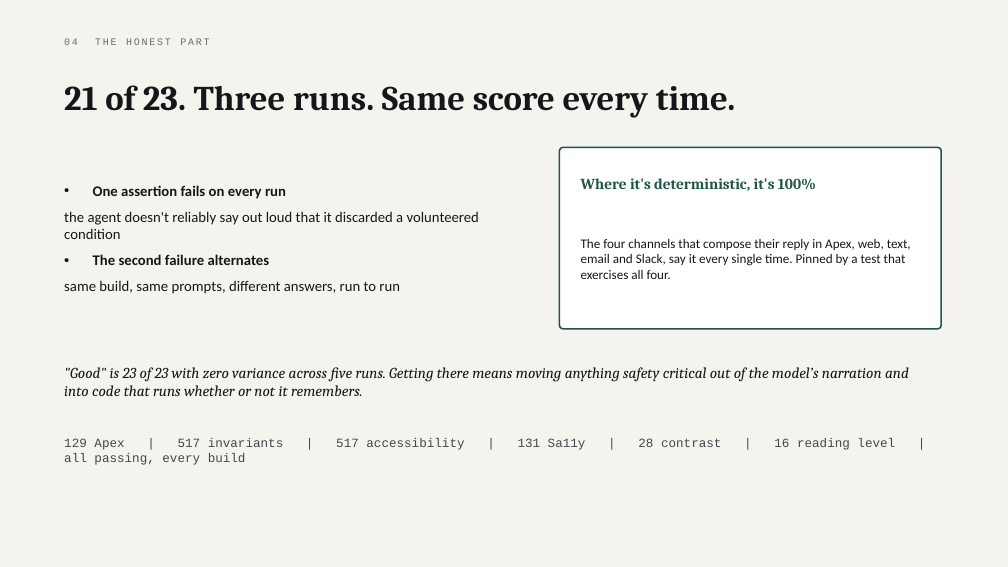
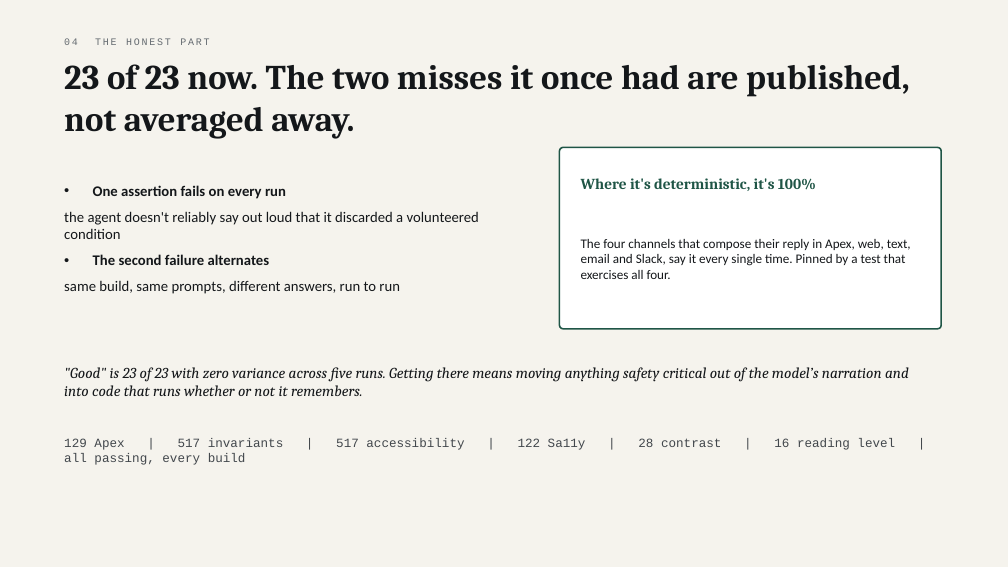
Before and after one commit to parthsevak2/curb-cut, a slide deck: slide 25 of deck/Curb-Cut.pptx. Drawn at 1008x567 pixels with LibreOffice and Linux fonts; fonts in the diff are those of the drawing. Boxes give left, top, right and bottom in pixels: in the first picture for what was removed or moved away, otherwise in the second. Text is boxed around its words. In the diff, an @@ line names an element or a change of style, - is before the commit and + after.

```diff
--- a/deck/Curb-Cut.pptx
+++ b/deck/Curb-Cut.pptx
@@ text at (64,64,910,139): text changed @@
-21 of 23. Three runs. Same score every time.
+23 of 23 now. The two misses it once had are published, not averaged away.
@@ text at (64,438,895,450): text changed @@
-129 Apex | 517 invariants | 517 accessibility | 131 Sa11y | 28 contrast | 16 reading level | all passing, every build
+129 Apex | 517 invariants | 517 accessibility | 122 Sa11y | 28 contrast | 16 reading level | all passing, every build
```
Also in this commit, not shown: 2 other slides changed, 5 other files.
